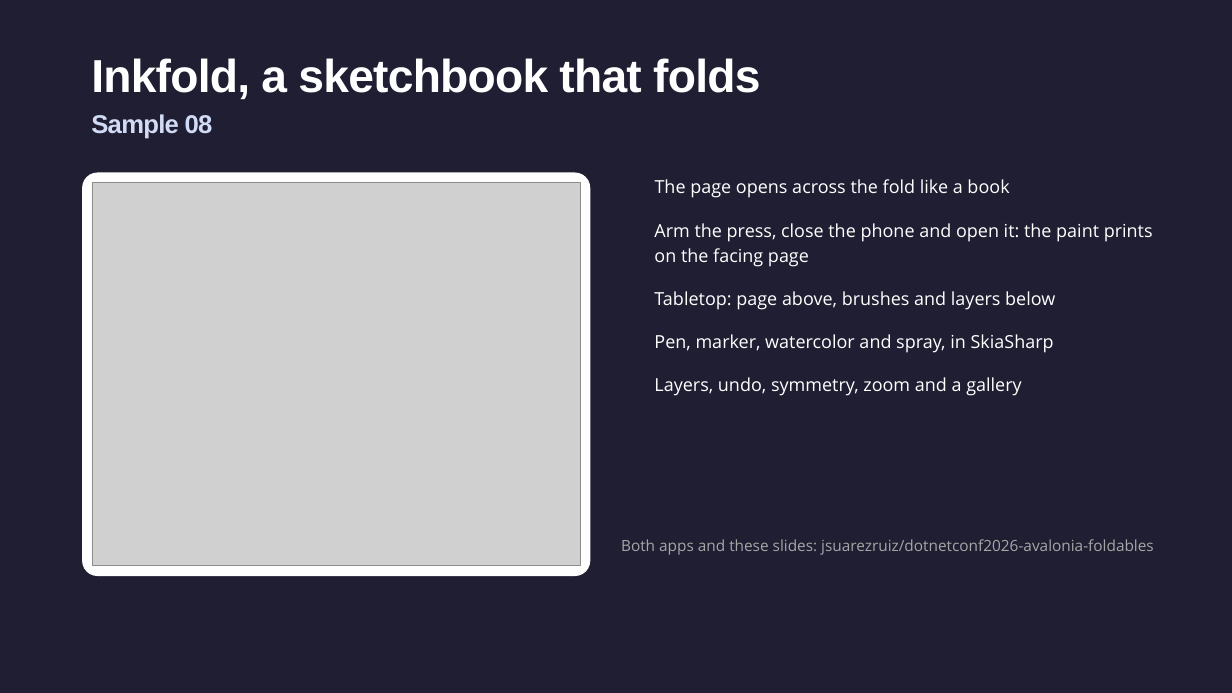
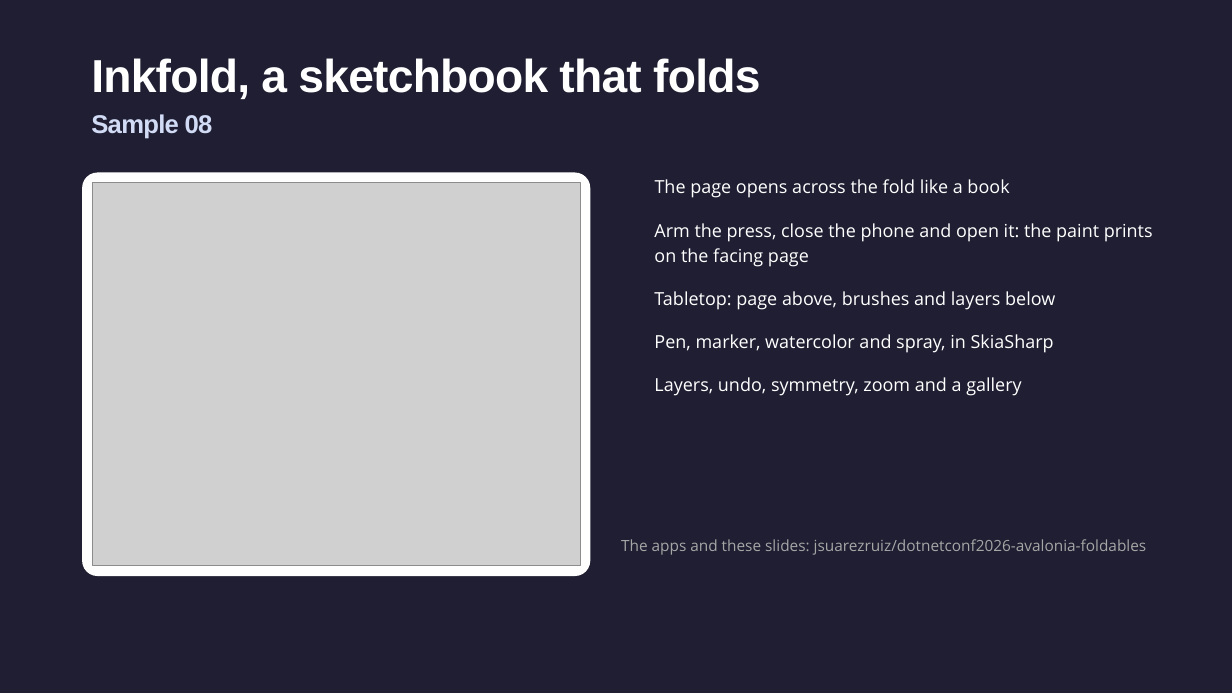
Before and after one commit to jsuarezruiz/dotnetconf2026-avalonia-foldables, a slide deck: slide 20 of Unfold Your UI Foldable Apps with .NET and Avalonia.pptx. Drawn at 1232x693 pixels with LibreOffice and Linux fonts; fonts in the diff are those of the drawing; grey boxes stand for pictures; background and template pictures are left out. Boxes give left, top, right and bottom in pixels: in the first picture for what was removed or moved away, otherwise in the second. Text is boxed around its words. In the diff, an @@ line names an element or a change of style, - is before the commit and + after.

Commit message:
Updated slides

```diff
--- a/Unfold Your UI Foldable Apps with .NET and Avalonia.pptx
+++ b/Unfold Your UI Foldable Apps with .NET and Avalonia.pptx
@@ text at (621,539,1147,555): text changed @@
-Both apps and these slides: jsuarezruiz/dotnetconf2026-avalonia-foldables
+The apps and these slides: jsuarezruiz/dotnetconf2026-avalonia-foldables
```
Also in this commit, not shown: 1 other slide changed, 1 other file.
